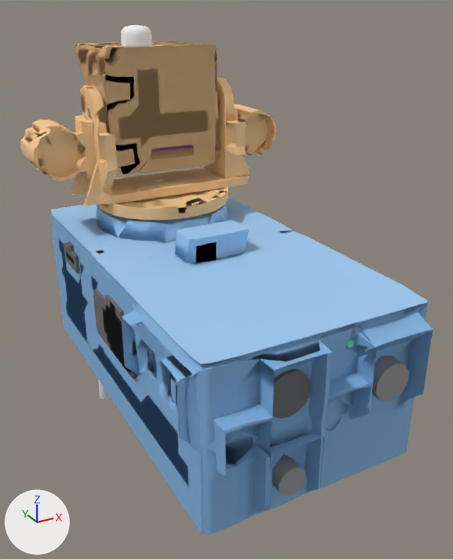
Renders of the glTF model simulator3d/inhalte/gehaeuse/gehaeuse_lite.glb from each side of a commit.
Before and after are seen from a 50 mm lens placed at (-0.121, -0.289, 0.046), pointed at (0.006, -0.057, -0.07). The axes (+X, +Y, +Z) are drawn at lower left. The lights are the same throughout. The older version comes first.

Names of what the first picture shows: 'arm2', 'head52', 'jacks', 'lamp1', 'lamp2', 'lid', 'plug52', 'resplug', 'tub', 'tub52', 'turntable', 'yoke' and 9 more.
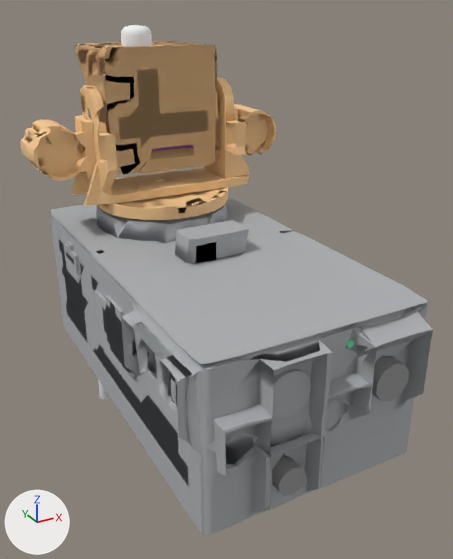
What changed in the scene script:
```text
Change mat_tub:
    mat_tub.base_color: (0.227, 0.451, 0.749) -> (0.427, 0.439, 0.455)  # blue #83b3e0 -> grey #afb1b4
Change mat_lid:
    mat_lid.base_color: (0.349, 0.6, 0.902) -> (0.427, 0.439, 0.455)  # blue #9fcbf4 -> grey #afb1b4
Change mat_tub52:
    mat_tub52.base_color: (0.227, 0.451, 0.749) -> (0.427, 0.439, 0.455)  # blue #83b3e0 -> grey #afb1b4
Change mat_plug52:
    mat_plug52.base_color: (0.149, 0.149, 0.149) -> (0.427, 0.439, 0.455)  # dark grey #6c6c6c -> grey #afb1b4
Change mat_resplug:
    mat_resplug.base_color: (0.149, 0.149, 0.149) -> (0.427, 0.439, 0.455)  # dark grey #6c6c6c -> grey #afb1b4
```

What differs and where, as boxes [x1, y1, x2, y2] in the pictures (453 x 559 px):
'tub52', recoloured (blue to grey)
    both: [51, 213, 432, 535]
'lid', recoloured (blue to grey)
    both: [51, 197, 428, 364]
'tub', recoloured
    both: [52, 228, 433, 534]
'resplug', recoloured (dark grey to grey)
    both: [273, 369, 311, 418]
'plug52', recoloured (dark grey to grey)
    both: [93, 290, 138, 379]
